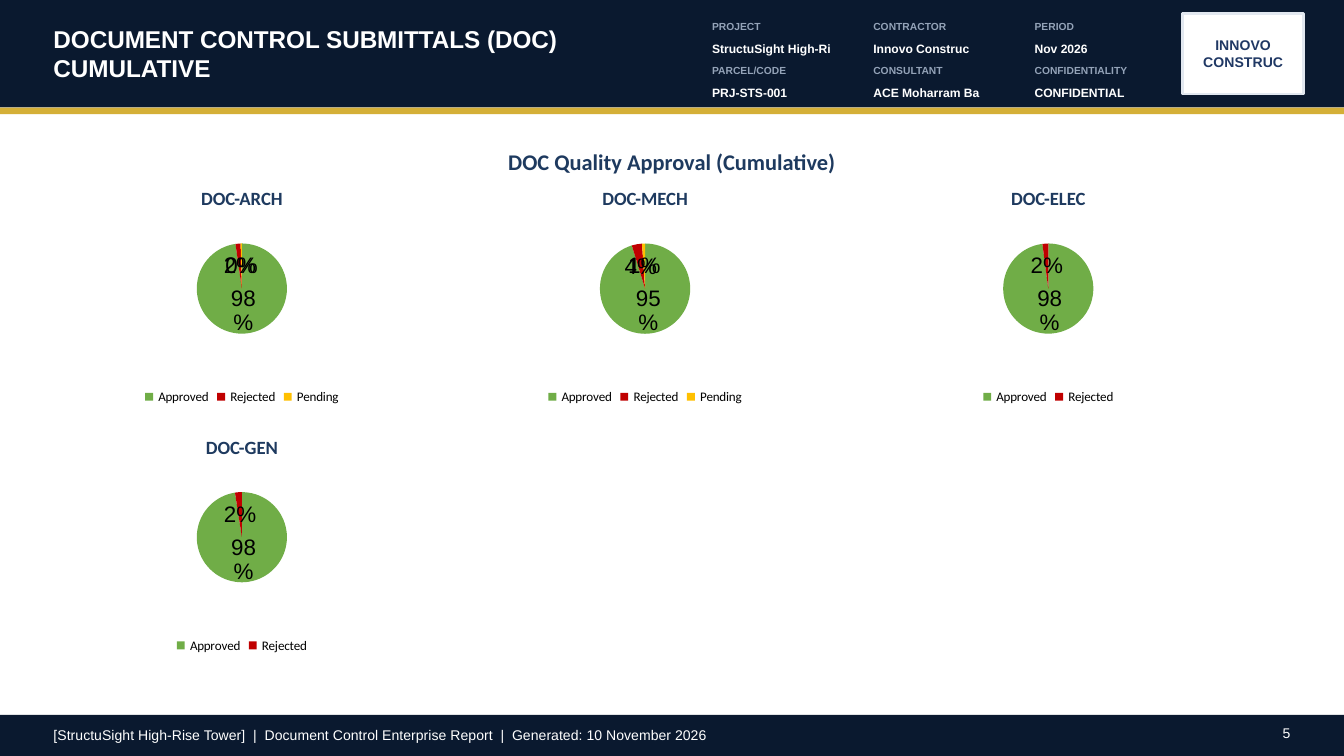
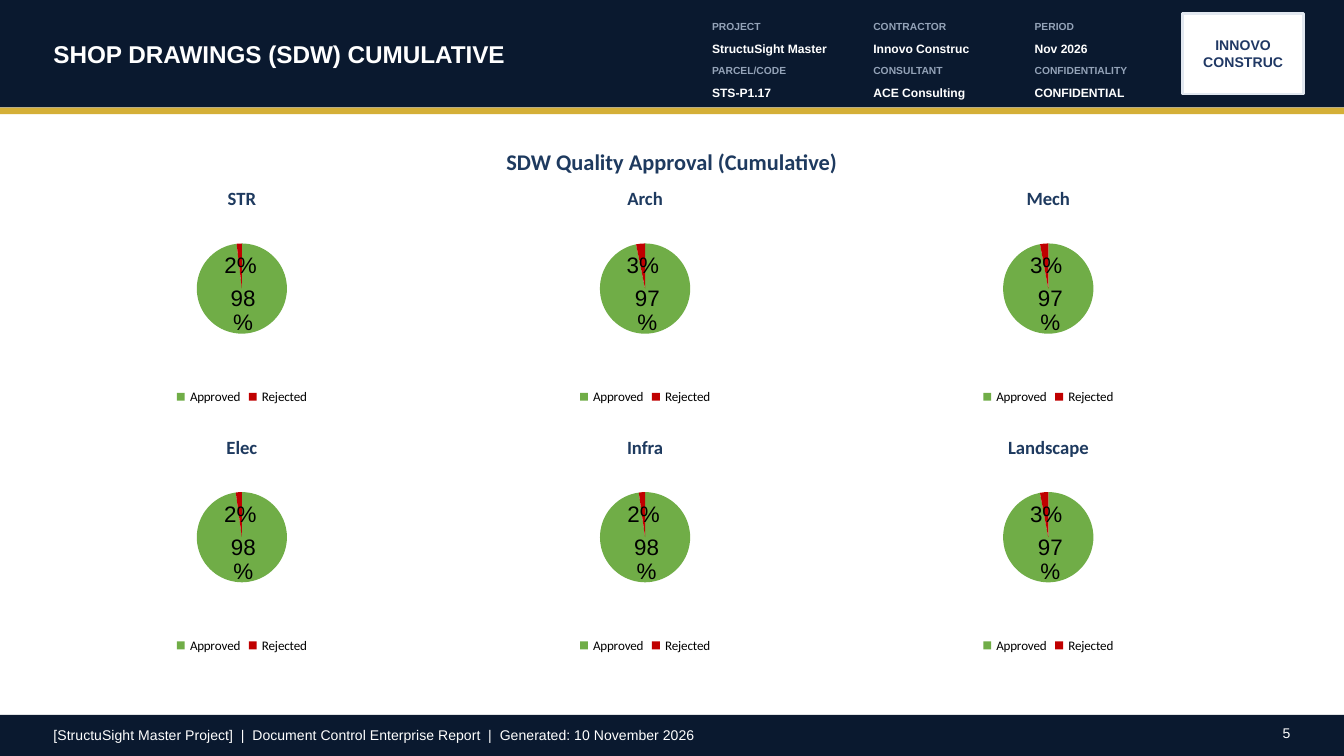
Before and after one commit to ezzeldinrashad197-sudo/ezzeldinrashad197-sudo, a slide deck: slide 5 of StructuSight-cumulative-2026-11-10.pptx. Drawn at 1344x756 pixels with LibreOffice and Linux fonts; fonts in the diff are those of the drawing. Boxes give left, top, right and bottom in pixels: in the first picture for what was removed or moved away, otherwise in the second. Text is boxed around its words. In the diff, an @@ line names an element or a change of style, - is before the commit and + after.

Commit message:
feat(analytics): add unclassified status tracking
Introduce unclassified category support to capture items outside standard workflow statuses, ensuring comprehensive coverage in management reporting and data exports.

```diff
--- a/StructuSight-cumulative-2026-11-10.pptx
+++ b/StructuSight-cumulative-2026-11-10.pptx
@@ text at (53, 45, 505, 68): text changed @@
-DOCUMENT CONTROL SUBMITTALS (DOC) CUMULATIVE
+SHOP DRAWINGS (SDW) CUMULATIVE
@@ text at (712, 44, 827, 56): text changed @@
-StructuSight High-Ri
+StructuSight Master
@@ text at (712, 88, 771, 97): text changed @@
-PRJ-STS-001
+STS-P1.17
@@ text at (873, 88, 965, 100): text changed @@
-ACE Moharram Ba
+ACE Consulting
@@ text at (506, 153, 837, 174): text changed @@
-DOC Quality Approval (Cumulative)
+SDW Quality Approval (Cumulative)
@@ text at (228, 192, 256, 205): text changed @@
-DOC-ARCH
+STR
@@ text at (627, 192, 662, 205): text changed @@
-DOC-MECH
+Arch
@@ text at (1027, 192, 1070, 205): text changed @@
-DOC-ELEC
+Mech
@@ pie chart at (67, 215, 417, 410) @@
-categories: Approved, Rejected, Pending
+categories: Approved, Rejected
-Series 1: 98, 2, 0
+Series 1: 98, 2
@@ data labels of Series 1 changed @@
@@ pie chart at (470, 215, 820, 410) @@
-categories: Approved, Rejected, Pending
+categories: Approved, Rejected
-Series 1: 95, 4, 1
+Series 1: 97, 3
@@ data labels of Series 1 changed @@
@@ pie chart at (874, 215, 1223, 410) @@
@@ Series 1, Approved: 98 to 97 @@
@@ Series 1, Rejected: 2 to 3 @@
@@ text at (226, 441, 257, 454): text changed @@
-DOC-GEN
+Elec
@@ text added at (627, 441, 663, 454), 10 pt, text #1E3A5F, bold @@
+Infra
@@ text added at (1008, 441, 1089, 457), 10 pt, text #1E3A5F, bold @@
+Landscape
@@ pie chart added at (470, 464, 820, 659) @@
+categories: Approved, Rejected
+Series 1: 98, 2
@@ pie chart added at (874, 464, 1223, 659) @@
+categories: Approved, Rejected
+Series 1: 97, 3
@@ text at (53, 730, 694, 743): text changed @@
-[StructuSight High-Rise Tower] | Document Control Enterprise Report | Generated: 10 November 2026
+[StructuSight Master Project] | Document Control Enterprise Report | Generated: 10 November 2026
```
Also in this commit, not shown: 4 other slides changed, 7 other files.
